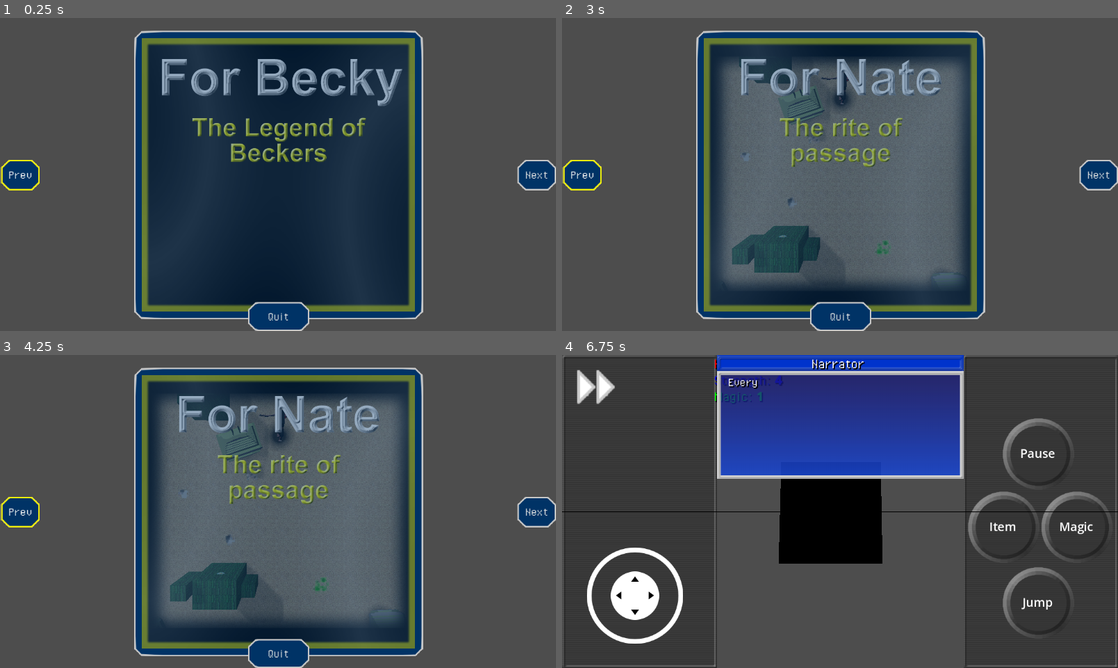
Above: before the commit, frames 1-4 (two rows, left to right).
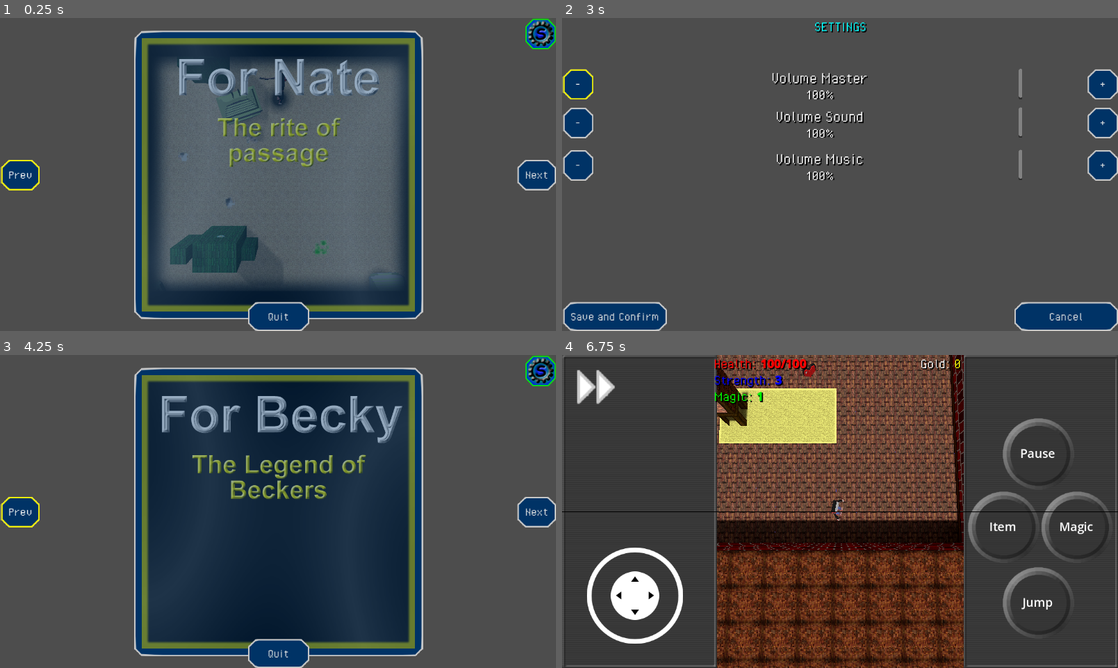
Above: after the commit, the same moments.

Repository: davididev/DavidiClanZappers
Game: Godot game, scene res://Scenes/Global/TitleScreen.tscn
The game is run twice, just before and just after one commit, with the same random seed, the same clock (stepped at 60 frames per second) and the same inputs.
Inputs (mouse positions are in pixels of both pictures, inside the frame that each line leads up to):
- Up to frame 1 (0.25 s): no input
- Up to frame 2 (3 s): click (840, 174) at 0.5 s; click "Cancel" at 1.25 s; click "Prev" at 2 s; click (1101, 33) at 2.77 s
- Up to frame 3 (4.25 s): click (50, 652) at 3.5 s, where only the run after the commit has a clickable "Save and Confirm"
- Up to frame 4 (6.75 s): click "Next" at 4.25 s; click "Next" at 5 s; tap Enter at 5.75 s; move the mouse to (962, 495) at 5.77 s; hold Right (ui_right) 5.78-6.5 s; tap Z (item) at 5.85 s; click (962, 495) at 5.92 s; tap Space (jump) at 6.02 s; drag from (728, 527) to (812, 574) at 6.52 s

The runs differ from the first frame. In frame 1, 30% of the frame differs, in the area x 28-100%, y 0-86%; in frame 2, 48%, in the area x 0-100%, y 1-100%; in frame 3, 30%; in frame 4, 43%.

Commit message:
Player Prefs added
And made as initial volume in new game
Also set GAme ID to 2 for new game.

Diff:
--- a/Scenes/Global/TitleScreen.tscn
+++ b/Scenes/Global/TitleScreen.tscn
@@ -1,8 +1,12 @@
-[gd_scene load_steps=4 format=3 uid="uid://0kd1tlo6iqlk"]
+[gd_scene load_steps=8 format=3 uid="uid://0kd1tlo6iqlk"]
 
 [ext_resource type="Script" path="res://Scripts/Global/UI/TitleScreenUI.gd" id="1_mfamt"]
 [ext_resource type="Theme" uid="uid://lit8d35pdhgt" path="res://Graphics/UI/SlicedButtonTheme.tres" id="2_lf73o"]
 [ext_resource type="Texture2D" uid="uid://cvd3rexc2fp22" path="res://Graphics/UI/Covers/Game1.png" id="3_4d0pp"]
+[ext_resource type="Texture2D" uid="uid://8qohbxwf87jg" path="res://Graphics/UI/Settings/SettingsButton1.png" id="4_c3x1m"]
+[ext_resource type="Texture2D" uid="uid://b01efd4qfhyr5" path="res://Graphics/UI/Settings/SettingsButton3.png" id="5_hpqfq"]
+[ext_resource type="Texture2D" uid="uid://bqjexstdhjrq2" path="res://Graphics/UI/Settings/SettingsButton2.png" id="6_4oyqd"]
+[ext_resource type="Theme" uid="uid://b7lrgt3hlawkv" path="res://DialogueSystem/ui/ThemeRT_Header.tres" id="7_4a7nk"]
 
 [node name="Node3D" type="Node3D"]
 
@@ -17,9 +21,10 @@
 grow_horizontal = 2
 grow_vertical = 2
 script = ExtResource("1_mfamt")
-panels = Array[NodePath]([NodePath("Panel SelectGame"), NodePath("Panel PlayGame")])
+panels = Array[NodePath]([NodePath("Panel SelectGame"), NodePath("Panel PlayGame"), NodePath("Panel Settings")])
 
 [node name="Panel SelectGame" type="TextureRect" parent="Control"]
+visible = false
 layout_mode = 1
 anchors_preset = 15
 anchor_right = 1.0
@@ -81,6 +86,8 @@
 offset_bottom = 32.0
 grow_horizontal = 0
 grow_vertical = 2
+focus_neighbor_left = NodePath("../Game Selecter Button")
+focus_neighbor_top = NodePath("../SettingsButton")
 theme = ExtResource("2_lf73o")
 text = "Next"
 
@@ -98,6 +105,21 @@
 grow_vertical = 0
 theme = ExtResource("2_lf73o")
 text = "Quit"
+
+[node name="SettingsButton" type="TextureButton" parent="Control/Panel SelectGame"]
+layout_mode = 1
+anchors_preset = 1
+anchor_left = 1.0
+anchor_right = 1.0
+offset_left = -64.0
+offset_bottom = 64.0
+grow_horizontal = 0
+focus_neighbor_left = NodePath("../Game Selecter Button")
+focus_neighbor_bottom = NodePath("../Next Button")
+texture_normal = ExtResource("4_c3x1m")
+texture_pressed = ExtResource("5_hpqfq")
+texture_hover = ExtResource("6_4oyqd")
+texture_focused = ExtResource("6_4oyqd")
 
 [node name="Panel PlayGame" type="TextureRect" parent="Control"]
 visible = false
@@ -169,10 +191,178 @@
 theme = ExtResource("2_lf73o")
 text = "Cancel"
 
+[node name="Panel Settings" type="TextureRect" parent="Control"]
+layout_mode = 1
+anchors_preset = 15
+anchor_right = 1.0
+anchor_bottom = 1.0
+grow_horizontal = 2
+grow_vertical = 2
+
+[node name="Button SavePlayerPrefs" type="Button" parent="Control/Panel Settings"]
+layout_mode = 1
+anchors_preset = 2
+anchor_top = 1.0
+anchor_bottom = 1.0
+offset_top = -61.0
+offset_right = 216.0
+grow_vertical = 0
+focus_neighbor_top = NodePath("../Button_LowerMusic")
+focus_neighbor_right = NodePath("../Button Cancel")
+theme = ExtResource("2_lf73o")
+text = "Save and Confirm"
+
+[node name="Button Cancel" type="Button" parent="Control/Panel Settings"]
+layout_mode = 1
+anchors_preset = 3
+anchor_left = 1.0
+anchor_top = 1.0
+anchor_right = 1.0
+anchor_bottom = 1.0
+offset_left = -216.0
+offset_top = -61.0
+grow_horizontal = 0
+grow_vertical = 0
+focus_neighbor_left = NodePath("../Button SavePlayerPrefs")
+focus_neighbor_top = NodePath("../Button_RaiseMusic")
+theme = ExtResource("2_lf73o")
+text = "Cancel"
+
+[node name="Button_LowerMaster" type="Button" parent="Control/Panel Settings"]
+layout_mode = 1
+offset_top = 104.0
+offset_right = 64.0
+offset_bottom = 168.0
+focus_neighbor_right = NodePath("../Button_RaiseMaster")
+focus_neighbor_bottom = NodePath("../Button_LowerSound")
+theme = ExtResource("2_lf73o")
+text = "-"
+
+[node name="Button_RaiseMaster" type="Button" parent="Control/Panel Settings"]
+layout_mode = 1
+anchors_preset = 1
+anchor_left = 1.0
+anchor_right = 1.0
+offset_left = -64.0
+offset_top = 104.0
+offset_bottom = 168.0
+grow_horizontal = 0
+focus_neighbor_left = NodePath("../Button_LowerMaster")
+focus_neighbor_bottom = NodePath("../Button_RaiseSound")
+theme = ExtResource("2_lf73o")
+text = "+
+"
+
+[node name="VolumeMasterLabel" type="RichTextLabel" parent="Control/Panel Settings"]
+layout_mode = 1
+offset_left = 120.0
+offset_top = 104.0
+offset_right = 954.0
+offset_bottom = 168.0
+theme = ExtResource("7_4a7nk")
+bbcode_enabled = true
+text = "[center]Master[/center]"
+
+[node name="Button_LowerSound" type="Button" parent="Control/Panel Settings"]
+layout_mode = 1
+offset_top = 184.0
+offset_right = 64.0
+offset_bottom = 248.0
+focus_neighbor_top = NodePath("../Button_LowerMaster")
+focus_neighbor_right = NodePath("../Button_RaiseSound")
+focus_neighbor_bottom = NodePath("../Button_LowerMusic")
+theme = ExtResource("2_lf73o")
+text = "-"
+
+[node name="Button_RaiseSound" type="Button" parent="Control/Panel Settings"]
+layout_mode = 1
+anchors_preset = 1
+anchor_left = 1.0
+anchor_right = 1.0
+offset_left = -64.0
+offset_top = 184.0
+offset_bottom = 248.0
+grow_horizontal = 0
+focus_neighbor_left = NodePath("../Button_LowerSound")
+focus_neighbor_top = NodePath("../Button_RaiseMaster")
+focus_neighbor_bottom = NodePath("../Button_RaiseMusic")
+theme = ExtResource("2_lf73o")
+text = "+
+"
+
+[node name="VolumeSoundLabel" type="RichTextLabel" parent="Control/Panel Settings"]
+layout_mode = 1
+offset_left = 120.0
+offset_top = 184.0
+offset_right = 954.0
+offset_bottom = 248.0
+theme = ExtResource("7_4a7nk")
+bbcode_enabled = true
+text = "[center]Sound[/center]"
+
+[node name="Button_LowerMusic" type="Button" parent="Control/Panel Settings"]
+layout_mode = 1
+offset_top = 272.0
+offset_right = 64.0
+offset_bottom = 336.0
+focus_neighbor_top = NodePath("../Button_LowerSound")
+focus_neighbor_right = NodePath("../Button_RaiseMusic")
+focus_neighbor_bottom = NodePath("../Button SavePlayerPrefs")
+theme = ExtResource("2_lf73o")
+text = "-"
+
+[node name="Button_RaiseMusic" type="Button" parent="Control/Panel Settings"]
+layout_mode = 1
+anchors_preset = 1
+anchor_left = 1.0
+anchor_right = 1.0
+offset_left = -64.0
+offset_top = 272.0
+offset_bottom = 336.0
+grow_horizontal = 0
+focus_neighbor_left = NodePath("../Button_LowerMusic")
+focus_neighbor_top = NodePath("../Button_RaiseSound")
+focus_neighbor_bottom = NodePath("../Button Cancel")
+theme = ExtResource("2_lf73o")
+text = "+
+"
+
+[node name="VolumeMusicLabel" type="RichTextLabel" parent="Control/Panel Settings"]
+layout_mode = 1
+offset_left = 120.0
+offset_top = 272.0
+offset_right = 954.0
+offset_bottom = 336.0
+theme = ExtResource("7_4a7nk")
+bbcode_enabled = true
+text = "[center]Music[/center]"
+
+[node name="Header" type="RichTextLabel" parent="Control/Panel Settings"]
+layout_mode = 1
+anchors_preset = 5
+anchor_left = 0.5
+anchor_right = 0.5
+offset_left = -498.0
+offset_right = 498.0
+offset_bottom = 88.0
+grow_horizontal = 2
+theme = ExtResource("7_4a7nk")
+bbcode_enabled = true
+text = "[center][color=cyan]SETTINGS"
+
 [connection signal="pressed" from="Control/Panel SelectGame/Game Selecter Button" to="Control" method="_on_game_selecter_button_pressed"]
 [connection signal="pressed" from="Control/Panel SelectGame/Prev Button" to="Control" method="_on_prev_button_pressed"]
 [connection signal="pressed" from="Control/Panel SelectGame/Next Button" to="Control" method="_on_next_button_pressed"]
 [connection signal="pressed" from="Control/Panel SelectGame/Quit Button" to="Control" method="_on_quit_button_pressed"]
+[connection signal="pressed" from="Control/Panel SelectGame/SettingsButton" to="Control" method="_on_settings_button_pressed"]
 [connection signal="pressed" from="Control/Panel PlayGame/Button Start" to="Control" method="_on_button_start_pressed"]
 [connection signal="pressed" from="Control/Panel PlayGame/Button Continue" to="Control" method="_on_button_continue_pressed"]
 [connection signal="pressed" from="Control/Panel PlayGame/Button Cancel" to="Control" method="_on_button_cancel_pressed"]
+[connection signal="pressed" from="Control/Panel Settings/Button SavePlayerPrefs" to="Control" method="_on_button_save_player_prefs_pressed"]
+[connection signal="pressed" from="Control/Panel Settings/Button Cancel" to="Control" method="_on_button_cancel_settings_pressed"]
+[connection signal="pressed" from="Control/Panel Settings/Button_LowerMaster" to="Control" method="_on_button_lower_master_pressed"]
+[connection signal="pressed" from="Control/Panel Settings/Button_RaiseMaster" to="Control" method="_on_button_raise_master_pressed"]
+[connection signal="pressed" from="Control/Panel Settings/Button_LowerSound" to="Control" method="_on_button_lower_sound_pressed"]
+[connection signal="pressed" from="Control/Panel Settings/Button_RaiseSound" to="Control" method="_on_button_raise_sound_pressed"]
+[connection signal="pressed" from="Control/Panel Settings/Button_LowerMusic" to="Control" method="_on_button_lower_music_pressed"]
+[connection signal="pressed" from="Control/Panel Settings/Button_RaiseMusic" to="Control" method="_on_button_raise_music_pressed"]
--- a/Scripts/Global/Data/GameDataHolder.gd
+++ b/Scripts/Global/Data/GameDataHolder.gd
@@ -1,7 +1,7 @@
 class_name GameDataHolder extends Node
 
 static var Instance : GameDataHolder = GameDataHolder.new();
-static var GameID : int = 1;
+static var GameID : int = 2;
 static var VarMeta : GameVarNames;
 
 var data : GameData = null;
@@ -34,6 +34,10 @@
 			data.Str = VarMeta.StartingStr;
 			data.Mag = VarMeta.StartingMag;
 			data.ScenePath = VarMeta.StartingScene;
+			data.VolumeGlobal = PlayerPrefs.Current.VolumeMaster;
+			data.VolumeMusic = PlayerPrefs.Current.VolumeMusic;
+			data.VolumeSound = PlayerPrefs.Current.VolumeSound;
+
 
 func SaveFile(t : SceneTree):
 	var path = str("user://savegame", GameID, ".res");
--- /dev/null
+++ b/Scripts/Global/Data/PlayerPrefs.gd
@@ -0,0 +1,21 @@
+class_name PlayerPrefs extends Resource
+static var Current : PlayerPrefs;
+@export var LastGame = 1;
+@export var VolumeMaster = 1.0;
+@export var VolumeMusic = 1.0;
+@export var VolumeSound = 1.0;
+
+static func Load():
+	if ResourceLoader.exists("user://prefs.res"):
+		Current = ResourceLoader.load("user://prefs.res");
+	else:
+		Current = PlayerPrefs.new();
+		Current.LastGame = 1;
+		Current.VolumeMaster = 1.0;
+		Current.VolumeMusic = 1.0;
+		Current.VolumeSound = 1.0;
+		Save();
+	pass;
+
+static func Save():
+	ResourceSaver.save(Current, "user://prefs.res");
--- a/Scripts/Global/Player/PlayerUI.gd
+++ b/Scripts/Global/Player/PlayerUI.gd
@@ -41,7 +41,8 @@
 		var invButtons = get_tree().get_nodes_in_group(&"InventoryButton");
 		for but in invButtons:
 			but.call("RedrawButton");
-
+	if id == 1:
+		RefreshVolumeText();
 	paused = id > -1;
 
 	if id > -1:
--- a/Scripts/Global/UI/TitleScreenUI.gd
+++ b/Scripts/Global/UI/TitleScreenUI.gd
@@ -1,16 +1,23 @@
 extends Control
 @export var panels : Array[NodePath];
 
+const VOLUME_STEP = 0.05;
+const VOLUME_MAX = 2.0;
+
 const MAX_GAMES = 2;
 var GameID = 1;
-
+@onready var _bus1 := AudioServer.get_bus_index(&"Master")
+@onready var _bus2 := AudioServer.get_bus_index(&"Sound")
+@onready var _bus3 := AudioServer.get_bus_index(&"Music")
 # Called when the node enters the scene tree for the first time.
 func _ready() -> void:
+	PlayerPrefs.Load();
+	UpdateSoundBus();
 	Engine.time_scale = 1.0;
 	BoilerPlate.First = true;
 	SetPanel(0);
 	PlayMusic.PlaySong("Title.mp3");
-	GameID = MAX_GAMES;
+	GameID = PlayerPrefs.Current.LastGame;
 	CycleQuests(0);
 
 func CycleQuests(dir : int):
@@ -19,7 +26,8 @@
 		GameID = MAX_GAMES;
 	if GameID > MAX_GAMES:
 		GameID = 1;
-
+	PlayerPrefs.Current.LastGame = GameID;
+	PlayerPrefs.Save();
 	var imagePath = str("res://Graphics/UI/Covers/Game", GameID, ".png");
 	get_node("Panel SelectGame/Game Selecter Button/TextureRect").texture = load(imagePath);
 	get_node("Panel PlayGame/TextureRect").texture = load(imagePath);
@@ -34,6 +42,9 @@
 		get_node("Panel PlayGame/Button Start").grab_focus();
 		get_node("Panel PlayGame/Button Continue").visible = GameDataHolder.Instance.FileExists();
 
+	if id == 2:
+		get_node("Panel Settings/Button_LowerMaster").grab_focus();
+		UpdateVolumeUI();
 # Called every frame. 'delta' is the elapsed time since the previous frame.
 func _process(delta: float) -> void:
 	pass
@@ -46,6 +57,7 @@
 
 func _on_button_start_pressed() -> void:
 	GameDataHolder.Instance.NewFile();
+
 	NewOrContinueFile();
 
 func NewOrContinueFile():
@@ -73,3 +85,74 @@
 
 func _on_button_cancel_pressed() -> void:
 	SetPanel(0);
+
+
+func _on_settings_button_pressed() -> void:
+	SetPanel(2);
+
+
+func _on_button_save_player_prefs_pressed() -> void:
+	PlayerPrefs.Save();
+	SetPanel(0);
+
+func UpdateSoundBus():
+	AudioServer.set_bus_volume_db(_bus1, linear_to_db(PlayerPrefs.Current.VolumeMaster));
+	AudioServer.set_bus_volume_db(_bus2, linear_to_db(PlayerPrefs.Current.VolumeSound));
+	AudioServer.set_bus_volume_db(_bus3, linear_to_db(PlayerPrefs.Current.VolumeMusic));
+
+func UpdateVolumeUI():
+	var v1 = ceil(PlayerPrefs.Current.VolumeMaster * 100.0);
+	var v2 = ceil(PlayerPrefs.Current.VolumeSound * 100.0);
+	var v3 = ceil(PlayerPrefs.Current.VolumeMusic * 100.0);
+	get_node("Panel Settings/VolumeMasterLabel").text = str("[center][font_size=36]Volume Master[/font_size]\n", v1, "%[/center]");
+	get_node("Panel Settings/VolumeSoundLabel").text = str("[center][font_size=36]Volume Sound[/font_size]\n", v2, "%[/center]");
+	get_node("Panel Settings/VolumeMusicLabel").text = str("[center][font_size=36]Volume Music[/font_size]\n", v3, "%[/center]");
+	UpdateSoundBus();
+
+func _on_button_lower_master_pressed() -> void:
+	PlayerPrefs.Current.VolumeMaster -= VOLUME_STEP;
+	if PlayerPrefs.Current.VolumeMaster < 0.0:
+		PlayerPrefs.Current.VolumeMaster = 0.0;
+	UpdateVolumeUI();
+
+
+func _on_button_lower_sound_pressed() -> void:
+	PlayerPrefs.Current.VolumeSound -= VOLUME_STEP;
+	if PlayerPrefs.Current.VolumeSound < 0.0:
+		PlayerPrefs.Current.VolumeSound = 0.0;
+	UpdateVolumeUI();
+
+
+func _on_button_lower_music_pressed() -> void:
+	PlayerPrefs.Current.VolumeMusic -= VOLUME_STEP;
+	if PlayerPrefs.Current.VolumeMusic < 0.0:
+		PlayerPrefs.Current.VolumeMusic = 0.0;
+	UpdateVolumeUI();
+
+
+func _on_button_raise_master_pressed() -> void:
+	PlayerPrefs.Current.VolumeMaster += VOLUME_STEP;
+	if PlayerPrefs.Current.VolumeMaster > VOLUME_MAX:
+		PlayerPrefs.Current.VolumeMaster = VOLUME_MAX;
+	UpdateVolumeUI();
+
+
+func _on_button_raise_sound_pressed() -> void:
+	PlayerPrefs.Current.VolumeSound += VOLUME_STEP;
+	if PlayerPrefs.Current.VolumeSound > VOLUME_MAX:
+		PlayerPrefs.Current.VolumeSound = VOLUME_MAX;
+	UpdateVolumeUI();
+
+
+
+
+func _on_button_raise_music_pressed() -> void:
+	PlayerPrefs.Current.VolumeMusic += VOLUME_STEP;
+	if PlayerPrefs.Current.VolumeMusic > VOLUME_MAX:
+		PlayerPrefs.Current.VolumeMusic = VOLUME_MAX;
+	UpdateVolumeUI();
+
+
+func _on_button_cancel_settings_pressed() -> void:
+	PlayerPrefs.Load();  #Load previous state
+	SetPanel(0);
